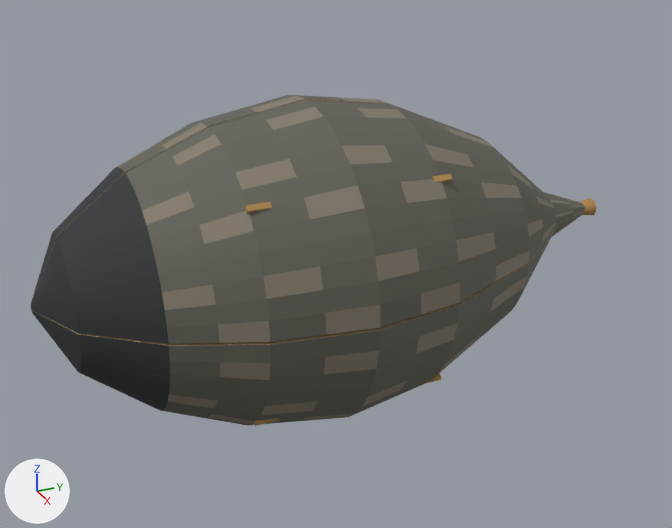
A saved change to the glTF model assets/feids26/feids26_d0_lod1.glb.
Camera for both pictures: a camera (50 mm lens) standing at (18.28, -7.5, 12.66) and looking at (-0.02, 0.73, 3.51). Every picture has the same lights, and +X, +Y and +Z are marked at lower left. The picture after the commit comes second. Where no turn or scale is listed for an object, it has been applied to the vertices. Vertices at exactly the same position are counted once.

Objects in the first picture: 'SHELL_ARMOR_1', 'SHELL_ARMOR_2', 'SHELL_ARMOR_4' and 1 more.
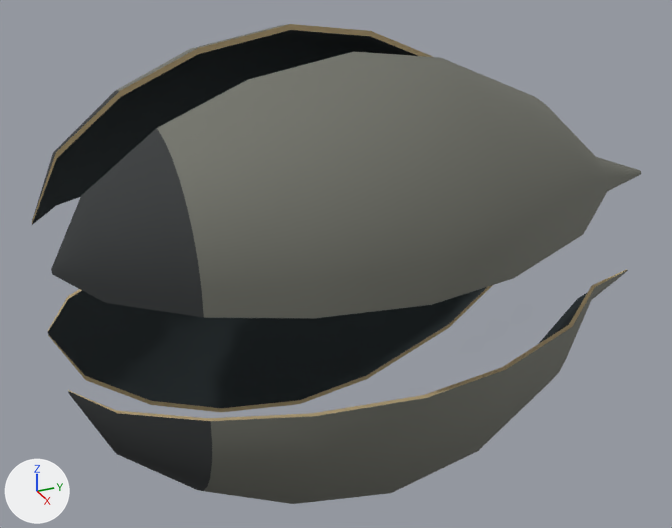
ob_shell_quadrant_1 is not drawn itself; it is the parent of ob_shell_armor_1.
ob_shell_quadrant_2 is not drawn itself; it is the parent of ob_shell_armor_2.
ob_shell_quadrant_3 is not drawn itself; it is the parent of ob_shell_armor_3.
ob_shell_quadrant_4 is not drawn itself; it is the parent of ob_shell_armor_4.

Boxes (x1, y1, x2, y2) around the edits, measured in the pictures (672 x 528 px):
'SHELL_ARMOR_1', reshaped, moved, turned: before (31, 100, 585, 344); after (51, 52, 641, 318)
'SHELL_ARMOR_4', moved, turned: before (31, 211, 585, 426); after (68, 269, 628, 504)
'SHELL_ARMOR_3', moved (not visible before): after (48, 285, 493, 412)
'SHELL_ARMOR_2', moved, turned (mostly hidden before): before (30, 95, 578, 306); after (32, 24, 433, 225)
part 1 of me_mesh_0, deleted (mostly hidden): before (245, 174, 452, 214)
part 2 of me_mesh_0, built on: before (31, 100, 585, 344); after (51, 52, 641, 318)

What the commit changed:
me_mesh_0 is used by ob_shell_armor_1; parent ob_shell_quadrant_1; location (0.0, 0.0, 0.0).
me_mesh_0 had 622 vertices, 1204 faces and spanned x 0.0..3.75, y -6.2..8.0, z 0.0..3.75.
me_mesh_0 now has 162 vertices, 320 faces and spans x 0.0..3.75, y -6.2..8.0, z 0.0..3.75.
me_mesh_0 part 1: 6 loose pieces with 180 vertices, spanning x 0.16..3.62, y -2.25..2.25, z 0.16..3.62, are deleted.
me_mesh_0 part 2: 336 vertices removed from x 0.0..3.71, y -6.2..8.0, z 0.0..3.71; 56 vertices added at x 0.1..3.67, y -5.5..6.5, z 0.1..3.67.
Object 'SHELL_QUADRANT_1' (ob_shell_quadrant_1) moves from (0.00219, 0.000773, 3.802) to (1.309, 0.374, 5.109).
Object 'SHELL_QUADRANT_1' (ob_shell_quadrant_1) turns from (0, 0, 0) to (0, 4.2, 0) degrees about x, y and z.
Object 'SHELL_QUADRANT_2' (ob_shell_quadrant_2) moves from (-0.00219, 0.000773, 3.802) to (-1.309, 0.374, 5.109).
Object 'SHELL_QUADRANT_2' (ob_shell_quadrant_2) turns from (0, 0, 0) to (0, -5.9, 0) degrees about x, y and z.
Object 'SHELL_QUADRANT_3' (ob_shell_quadrant_3) moves from (-0.00219, 0.000773, 3.798) to (-1.309, 0.374, 2.491).
Object 'SHELL_QUADRANT_4' (ob_shell_quadrant_4) moves from (0.00219, 0.000773, 3.798) to (1.309, 0.374, 2.491).
Object 'SHELL_QUADRANT_4' (ob_shell_quadrant_4) turns from (0, 0, 0) to (0, -5.9, 0) degrees about x, y and z.
